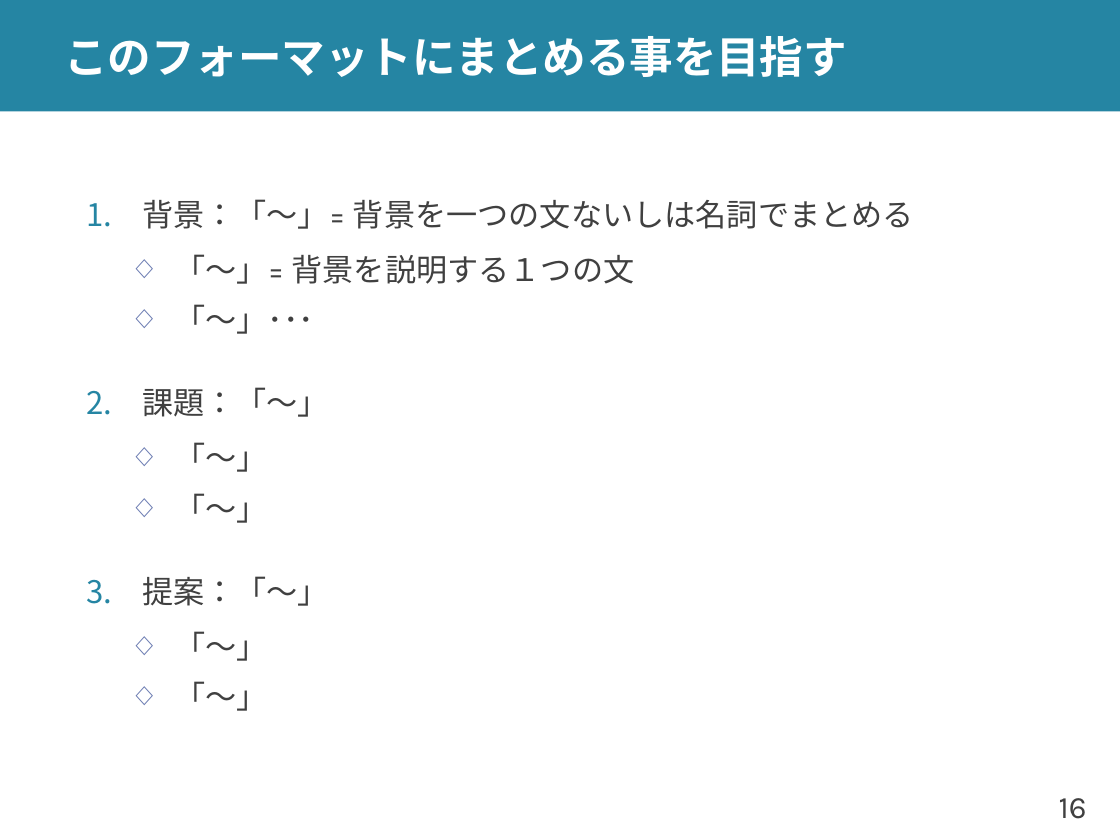
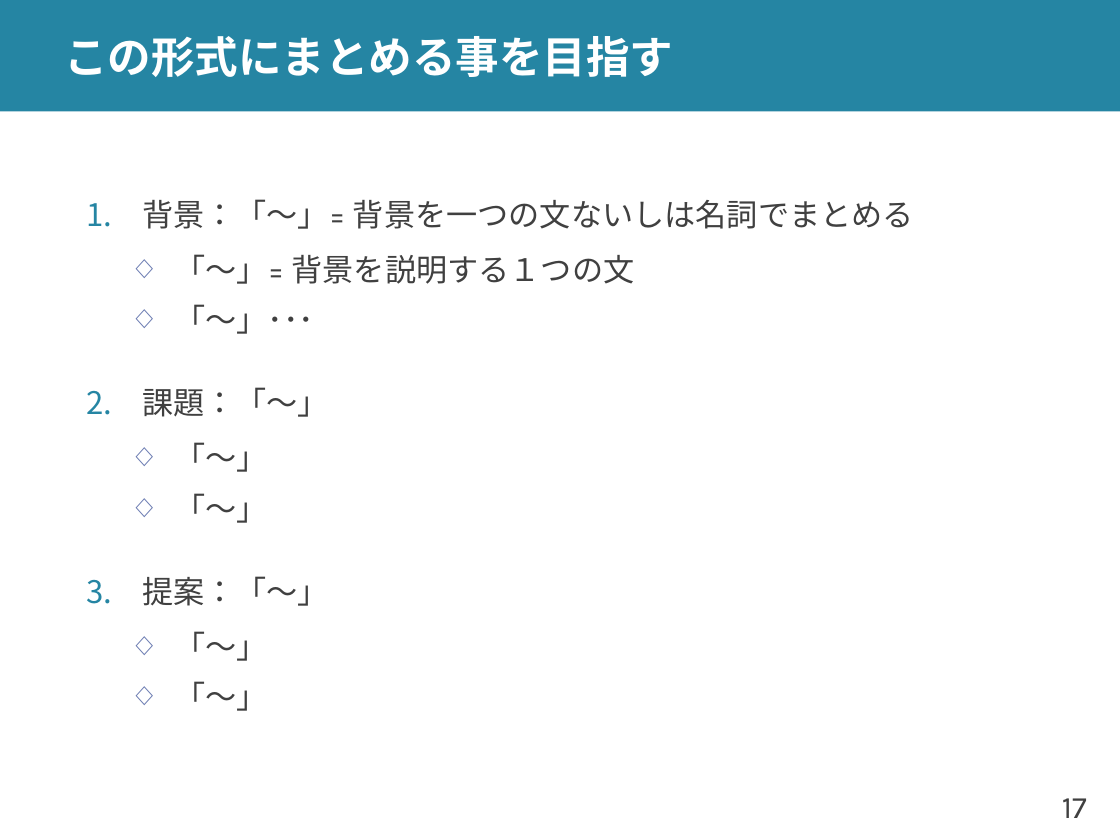
Before and after one commit to shioya-lab/how-to, a slide deck: slide 17 of plot.pptx (slide 16 before the commit). Drawn at 1120x840 pixels with LibreOffice and Linux fonts; fonts in the diff are those of the drawing. Boxes give left, top, right and bottom in pixels: in the first picture for what was removed or moved away, otherwise in the second. Text is boxed around its words. In the diff, an @@ line names an element or a change of style, - is before the commit and + after.

```diff
--- a/plot.pptx
+++ b/plot.pptx
@@ title at bbox=[64, 36, 673, 77]: text changed @@
-このフォーマットにまとめる事を目指す
+この形式にまとめる事を目指す
@@ page number at bbox=[1062, 798, 1087, 818]: text changed @@
-16
+17
```
Also in this commit, not shown: 6 other slides changed, 10 slides added, 1 other file.
